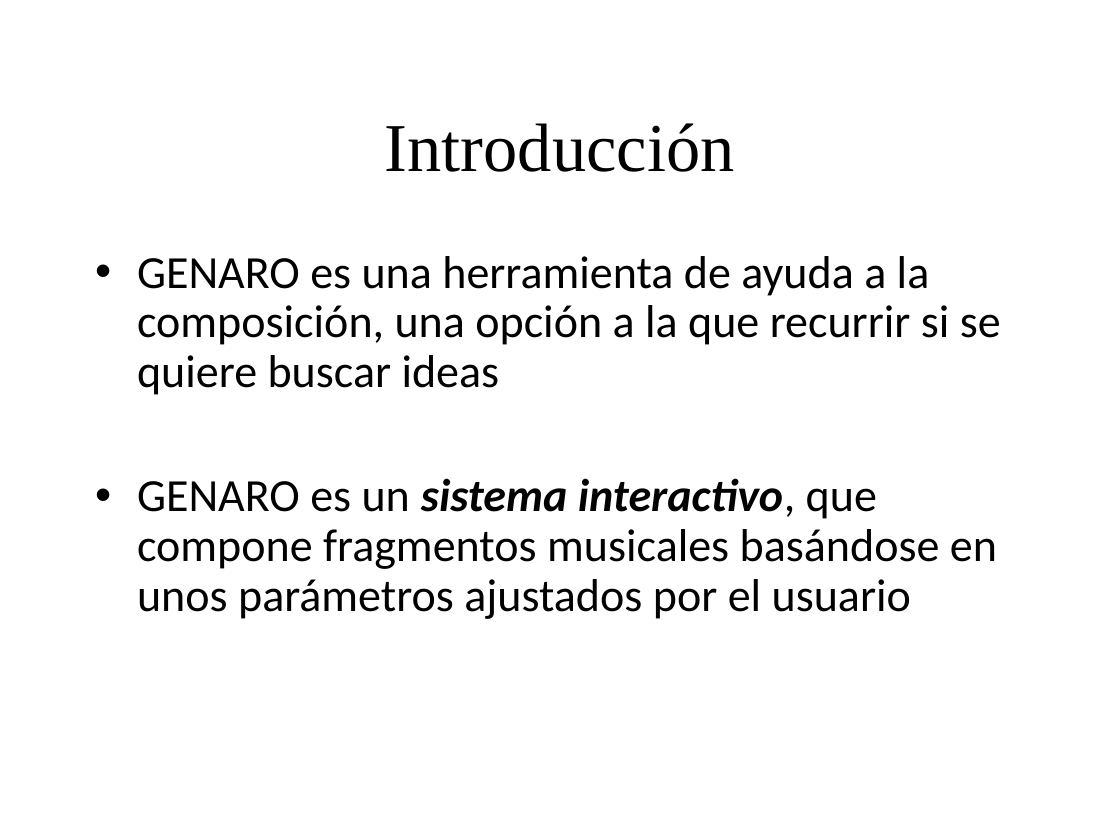
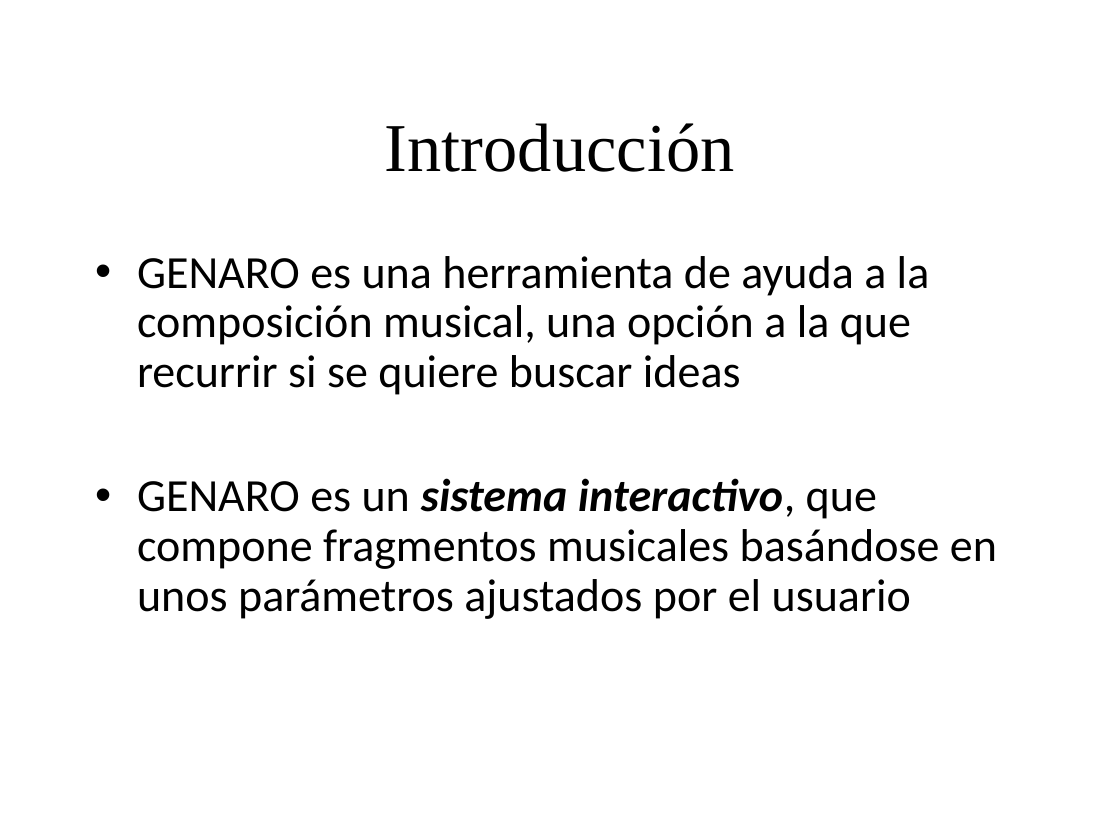
Before and after one commit to BackupTheBerlios/genaro, a slide deck: slide 1 of Documentos/MemoriaSSII/presentacion_proyecto.ppt. Drawn at 1120x840 pixels with LibreOffice and Linux fonts; fonts in the diff are those of the drawing; background and template pictures are left out. Boxes give left, top, right and bottom in pixels: in the first picture for what was removed or moved away, otherwise in the second. Text is boxed around its words. In the diff, an @@ line names an element or a change of style, - is before the commit and + after.

```diff
--- a/Documentos/MemoriaSSII/presentacion_proyecto.ppt
+++ b/Documentos/MemoriaSSII/presentacion_proyecto.ppt
@@ text at (x1=137, y1=256, x2=930, y2=395): text changed @@
-• GENARO es una herramienta de ayuda a la composición, una opción a la que recurrir si se quiere buscar ideas
+• GENARO es una herramienta de ayuda a la composición musical, una opción a la que recurrir si se quiere buscar ideas
```
Also in this commit, not shown: 7 other slides changed, 17 slides added, 1 slide removed.
